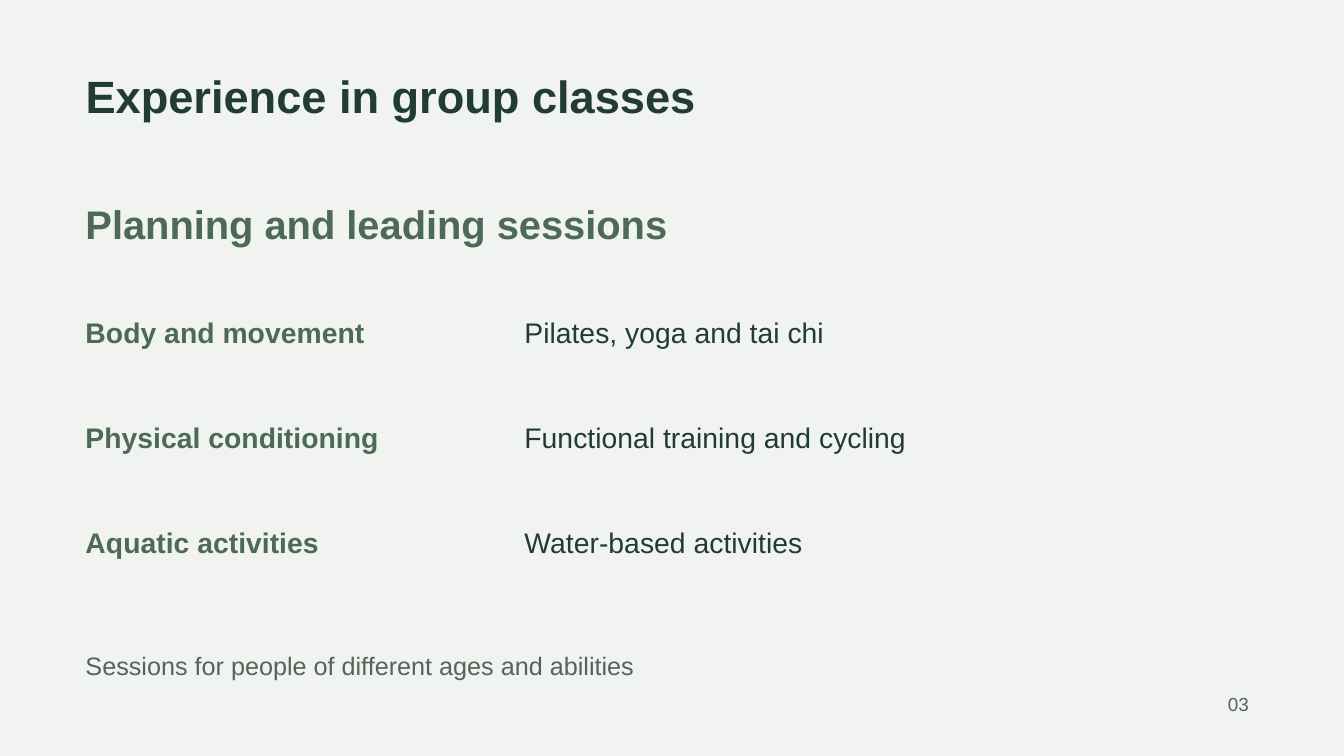
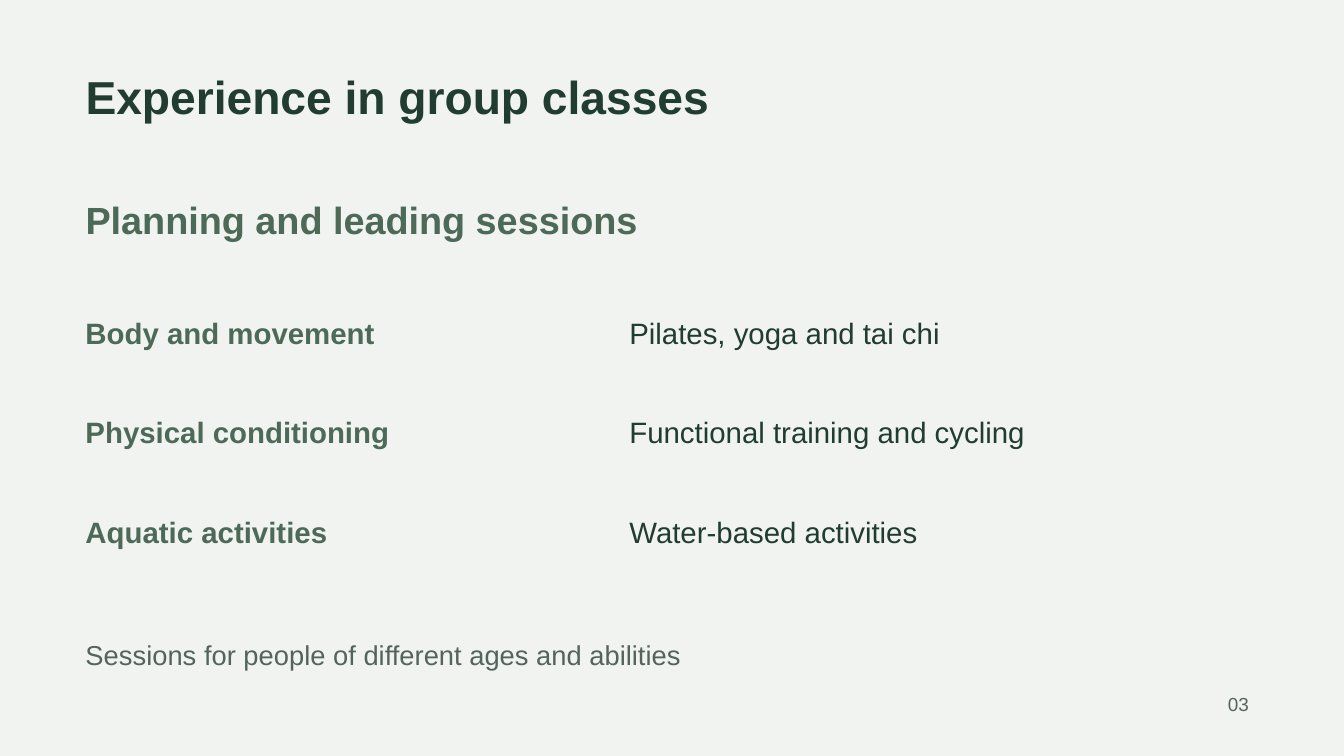
Before and after one commit to Raymonchu48/human-systems-performance, a slide deck: slide 3 of en/assets/Perfil_Deportivo_Ramon_Curbalan_Vega.pptx. Drawn at 1344x756 pixels with LibreOffice and Linux fonts; fonts in the diff are those of the drawing. Boxes give left, top, right and bottom in pixels: in the first picture for what was removed or moved away, otherwise in the second. Text is boxed around its words. In the diff, an @@ line names an element or a change of style, - is before the commit and + after.

Commit message:
Restore original Spanish document and deck designs in the English edition
Preserve original artwork, page geometry, colours and typography; translate text in place. Restore contact artwork and FARMAGEND branding, and refresh document viewer URLs.

```diff
--- a/en/assets/Perfil_Deportivo_Ramon_Curbalan_Vega.pptx
+++ b/en/assets/Perfil_Deportivo_Ramon_Curbalan_Vega.pptx
@@ text "Experience in group classes" at (86, 80, 709, 123): size 32.2 to 33 pt @@
@@ text "Planning and leading sessions" at (86, 206, 638, 242): size 28.5 to 27 pt @@
@@ text "Pilates, yoga and tai chi": place and size @@
-text "Pilates, yoga and tai chi" at (524, 322, 824, 348)
+text "Pilates, yoga and tai chi" at (629, 322, 940, 349)
@@ text "Functional training and cycling": place and size @@
-text "Functional training and cycling" at (524, 427, 906, 453)
+text "Functional training and cycling" at (629, 421, 1025, 449)
@@ size 20.2 to 21 pt in 6 elements at (629, 322, 940, 349), (629, 421, 1025, 449), (629, 521, 918, 544), (85, 322, 374, 349), (85, 421, 389, 449), (85, 521, 327, 549) @@
@@ text "Aquatic activities": place and size @@
-text "Aquatic activities" at (85, 532, 318, 558)
+text "Aquatic activities" at (85, 521, 327, 549)
@@ text "Water-based activities": place and size @@
-text "Water-based activities" at (524, 532, 803, 554)
+text "Water-based activities" at (629, 521, 918, 544)
@@ text "Sessions for people of different ...": place and size @@
-text "Sessions for people of different ..." at (85, 657, 634, 680)
+text "Sessions for people of different ..." at (85, 645, 680, 670)
@@ text "Sessions for people of different ..." at (85, 645, 680, 670): size 18 to 19.5 pt @@
```
Also in this commit, not shown: 5 other slides changed, 32 other files.
